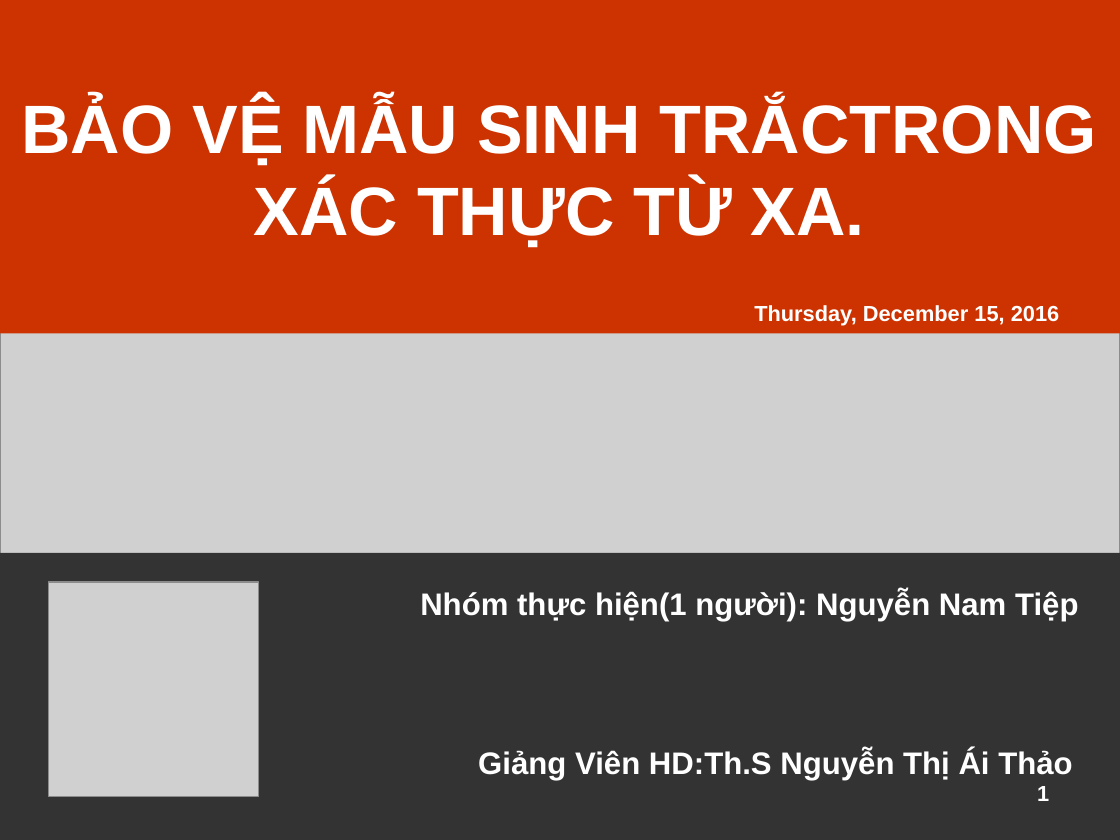
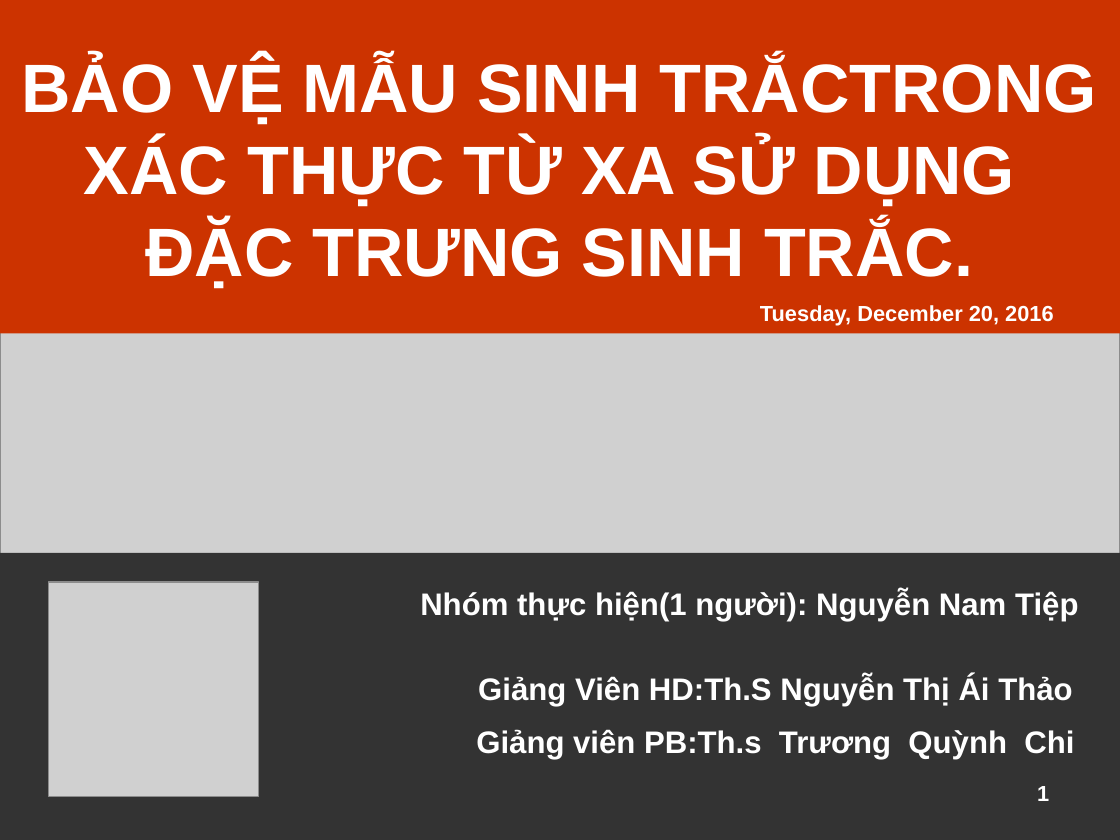
Before and after one commit to xnguyena2/test, a slide deck: slide 1 of Slide.pptx. Drawn at 1120x840 pixels with LibreOffice and Linux fonts; fonts in the diff are those of the drawing; grey boxes stand for pictures; background and template pictures are left out. Boxes give left, top, right and bottom in pixels: in the first picture for what was removed or moved away, otherwise in the second. Text is boxed around its words. In the diff, an @@ line names an element or a change of style, - is before the commit and + after.

```diff
--- a/Slide.pptx
+++ b/Slide.pptx
@@ text in rectangle at [21,57,1097,288]: text changed @@
-BẢO VỆ MẪU SINH TRẮCTRONG
-XÁC THỰC TỪ XA.
+BẢO VỆ MẪU SINH TRẮCTRONG
+XÁC THỰC TỪ XA SỬ DỤNG
+ĐẶC TRƯNG SINH TRẮC.
@@ text at [760,305,1053,325]: text changed @@
-Thursday, December 15, 2016
+Tuesday, December 20, 2016
@@ text "Giảng Viên HD:Th.S Nguyễn Thị ...": place and size @@
-text "Giảng Viên HD:Th.S Nguyễn Thị ..." at [478,749,1072,780]
+text "Giảng Viên HD:Th.S Nguyễn Thị ..." at [476,676,1074,759]
@@ text at [476,729,1074,759]: paragraph added @@
+Giảng viên PB:Th.s Trương Quỳnh Chi
```
Also in this commit, not shown: 2 other slides changed, 10 slides added, 2 other files.
